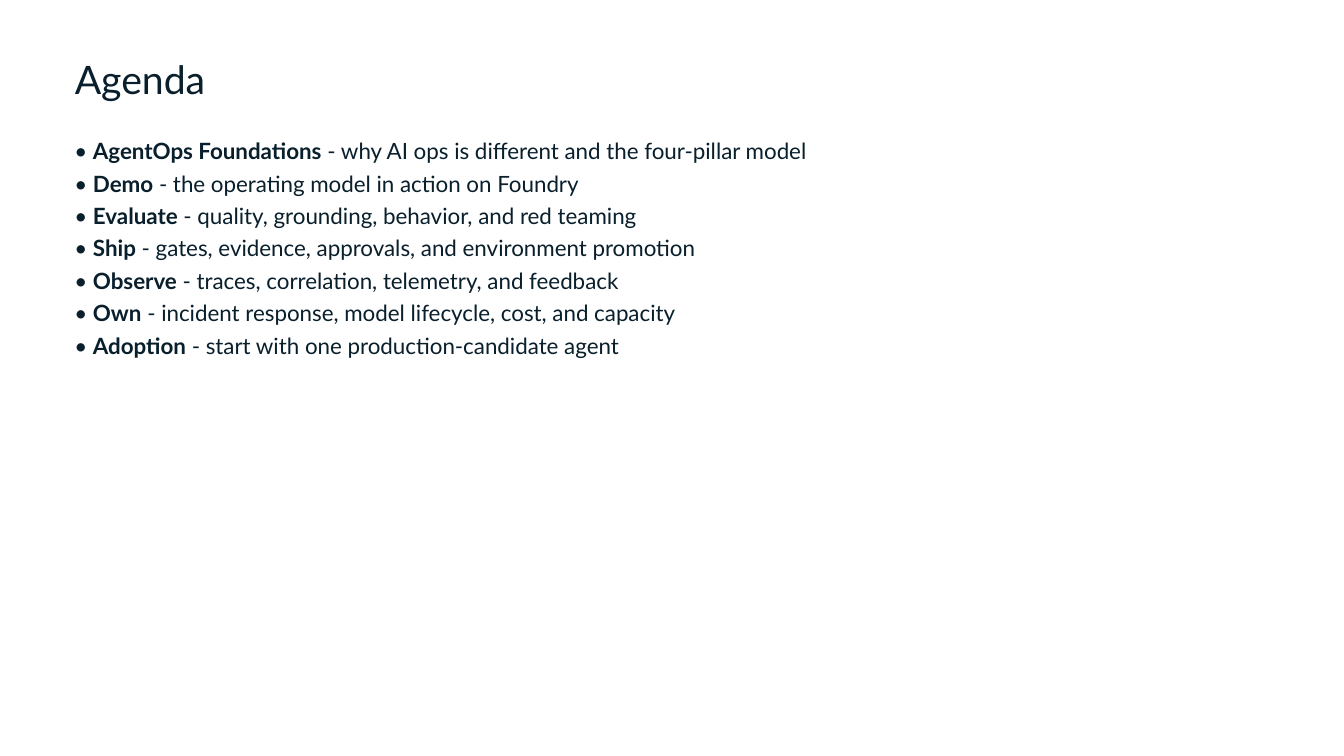
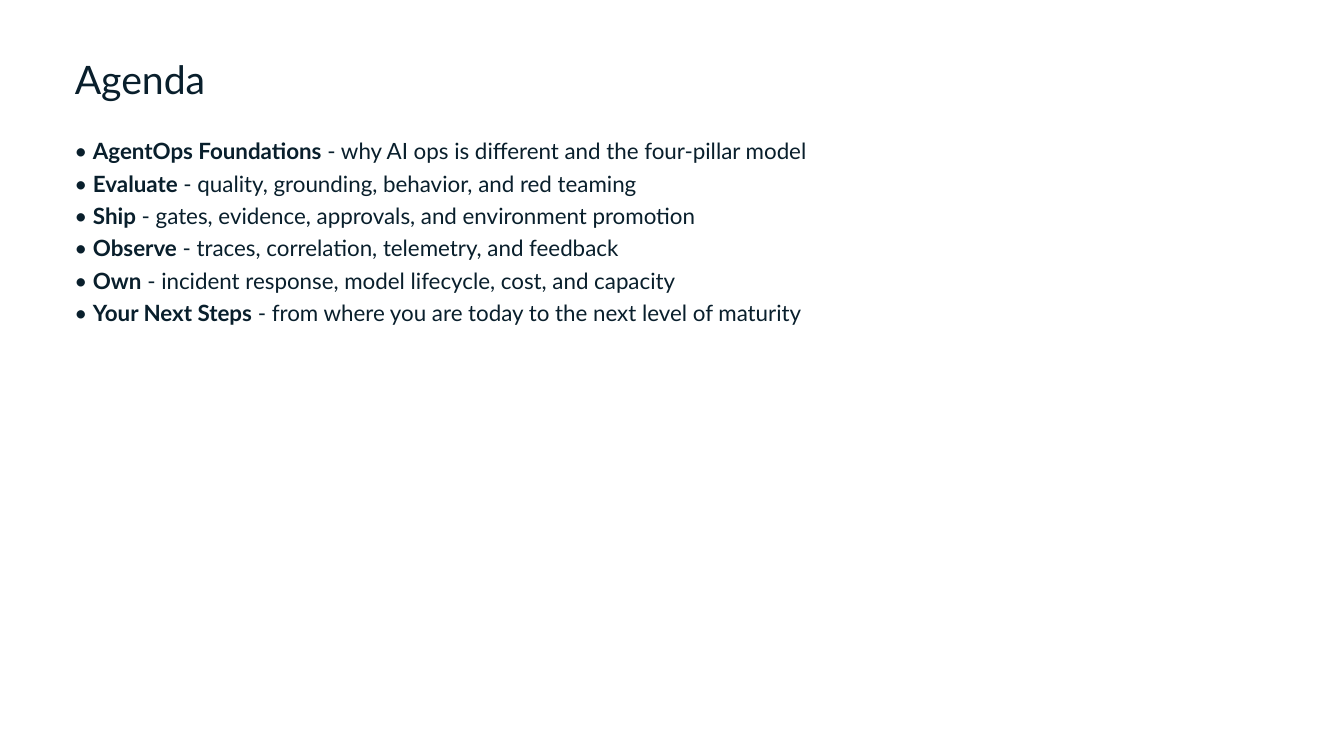
Before and after one commit to Azure/agentops-workshop, a slide deck: slide 2 of short/slides.pptx. Drawn at 1344x756 pixels with LibreOffice and Linux fonts; fonts in the diff are those of the drawing. Boxes give left, top, right and bottom in pixels: in the first picture for what was removed or moved away, otherwise in the second. Text is boxed around its words. In the diff, an @@ line names an element or a change of style, - is before the commit and + after.

```diff
--- a/short/slides.pptx
+++ b/short/slides.pptx
@@ text at (93, 175, 578, 196): paragraph removed @@
-• Demo - the operating model in action on Foundry
@@ text at (93, 304, 801, 325): text changed @@
-• Adoption - start with one production-candidate agent
+• Your Next Steps - from where you are today to the next level of maturity
```
Also in this commit, not shown: 2 other slides changed, 5 slides added, 2 slides removed, 3 other files.
